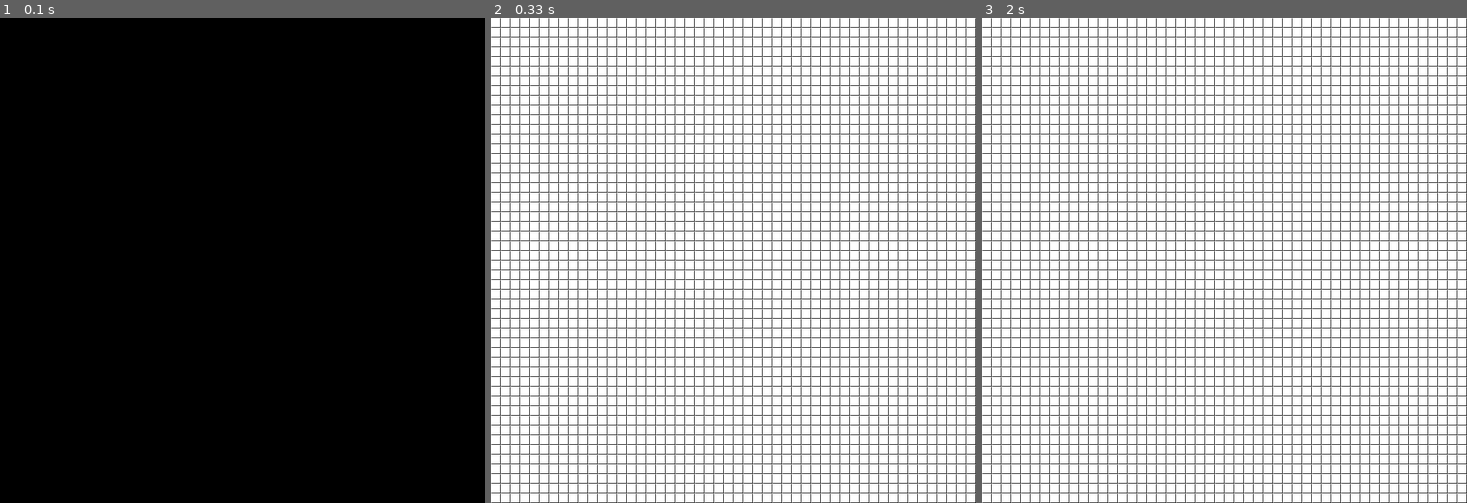
Above: before the commit, frames 1-3 (left to right).
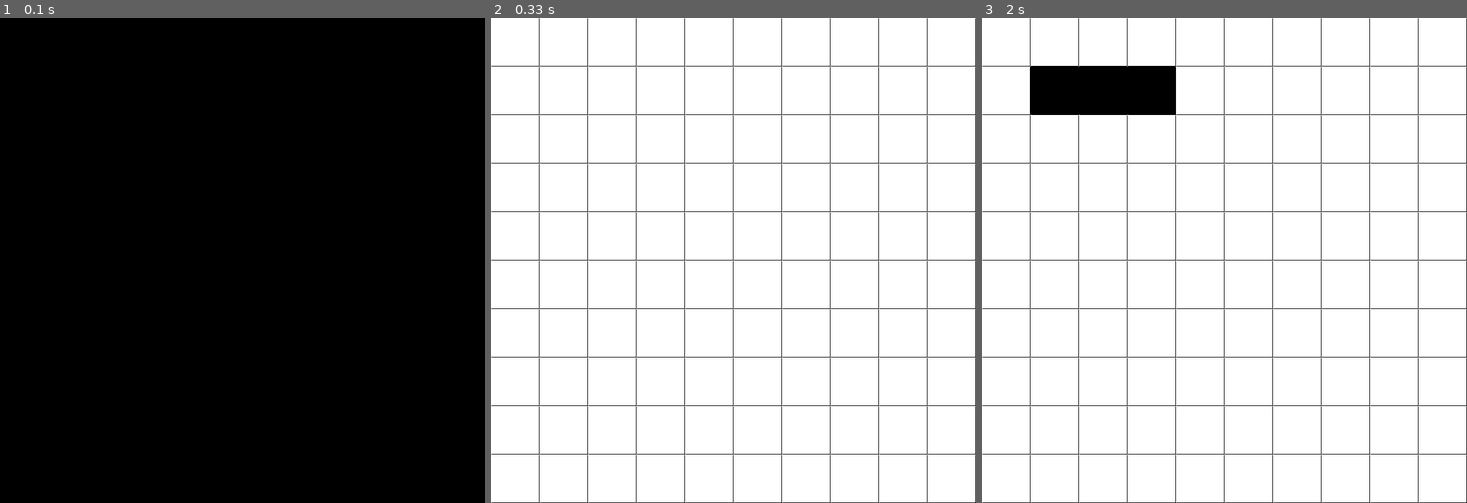
Above: after the commit, the same moments.

Repository: LittleFinchy/mini-pygames
Game: pygame game, started from game_of_life/main.py
The game is run twice, just before and just after one commit, with the same random seed, the same clock (stepped at 60 frames per second) and the same inputs.
Inputs (mouse positions are in pixels of both pictures, inside the frame that each line leads up to):
- Up to frame 1 (0.1 s): no input
- Up to frame 2 (0.33 s): no input
- Up to frame 3 (2 s): press the mouse at (1224, 294) at 0.37 s; move the mouse to (1166, 279) at 0.47 s; release the mouse at (1108, 265) at 0.6 s; press the mouse at (1224, 294) at 0.7 s; move the mouse to (1263, 192) at 0.8 s; release the mouse at (1297, 90) at 0.93 s; press the mouse at (1224, 294) at 1.1 s; move the mouse to (1229, 192) at 1.2 s; move the mouse to (1234, 95) at 1.3 s; release the mouse at (1234, 95) at 1.33 s; press the mouse at (1224, 294) at 1.5 s; move the mouse to (1229, 304) at 1.6 s; release the mouse at (1229, 313) at 1.73 s; press the mouse at (1224, 294) at 1.9 s

Frame 1 is identical in both runs. In frame 2, 9.8% of the frame differs, in the area x 0-100%, y 0-100%; in frame 3, 12%.

Commit message:
game of life update
debugging cell logic
rules are not complete or just buggy

Diff:
--- a/game_of_life/grid.py
+++ b/game_of_life/grid.py
@@ -13,13 +13,12 @@
         for i in range(self.cols):
             self.cells.append([])
             for j in range(self.rows):
-                self.cells[i].append(Cell(i*self.x_spacing, j*self.y_spacing, self.x_spacing, self.y_spacing, 0))# random.randint(0,1)))
+                self.cells[i].append(Cell(i*self.x_spacing, j*self.y_spacing, self.x_spacing, self.y_spacing, 0)) #random.randint(0,1)))
 
-    def update(self, current):
-        self.next = current.copy()
+    def update(self):
+        self.next = self.cells.copy()
         for i in range(self.cols):
             for j in range(self.rows):
-                self.next[i][j].s = 0
                 num = self.countNeighbors(i, j)
                 if self.cells[i][j].s == 0 and num == 3:
                     self.next[i][j].s = 1
@@ -27,7 +26,7 @@
                     self.next[i][j].s = 0
                 else:
                     self.next[i][j].s = self.cells[i][j].s
-        self.cells = self.next
+        self.cells = self.next.copy()
 
     def countNeighbors(self, x, y):
         count = 0
@@ -51,3 +50,9 @@
         for i in range(self.cols):
             for j in range(self.rows):
                 self.cells[i][j].show(win)
+
+    def doctor(self):
+        for i in range(self.cols):
+            for j in range(self.rows):
+                if self.cells[i][j].s:
+                    print(i,j)
--- a/game_of_life/main.py
+++ b/game_of_life/main.py
@@ -14,11 +14,11 @@
 WHITE = (255,255,255)
 BLACK = (0,0,0)
 
-grid = Grid(50,50)
+grid = Grid(10,10)
 
-grid.cells[10][10].s = 1
-grid.cells[11][10].s = 1
-grid.cells[12][10].s = 1
+grid.cells[1][1].s = 1
+grid.cells[2][1].s = 1
+grid.cells[3][1].s = 1
 
 run = True
 while run:
@@ -31,10 +31,13 @@
         if event.type == pygame.QUIT:
             run = False
         if event.type == pygame.MOUSEBUTTONUP:
-            grid = Grid(50,50)
+            grid = Grid(10,10)
+            grid.cells[1][1].s = 1
+            grid.cells[2][1].s = 1
+            grid.cells[3][1].s = 1
 
     grid.show(win)
-    grid.update(grid.cells)
+    grid.update()
 
 
 pygame.quit()
